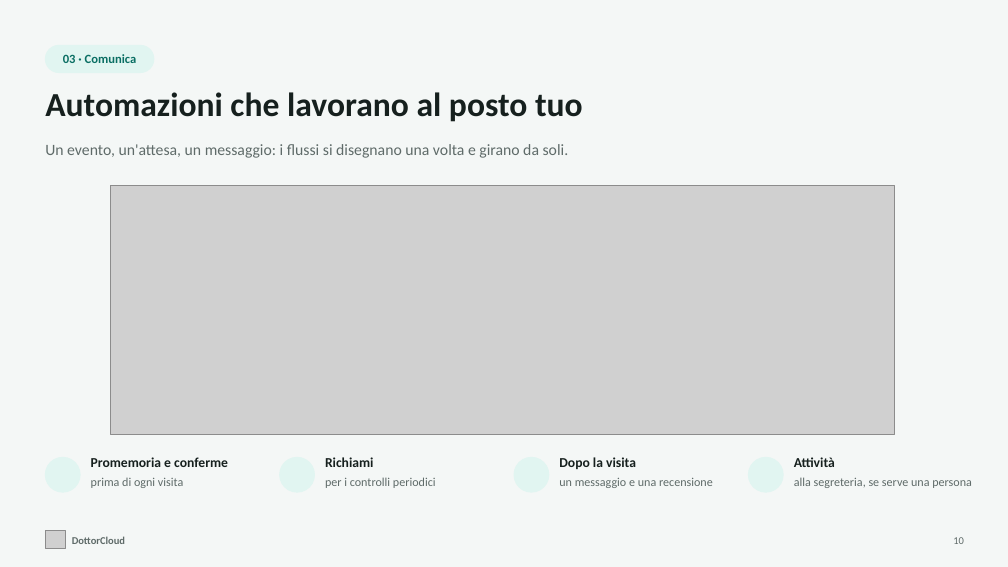
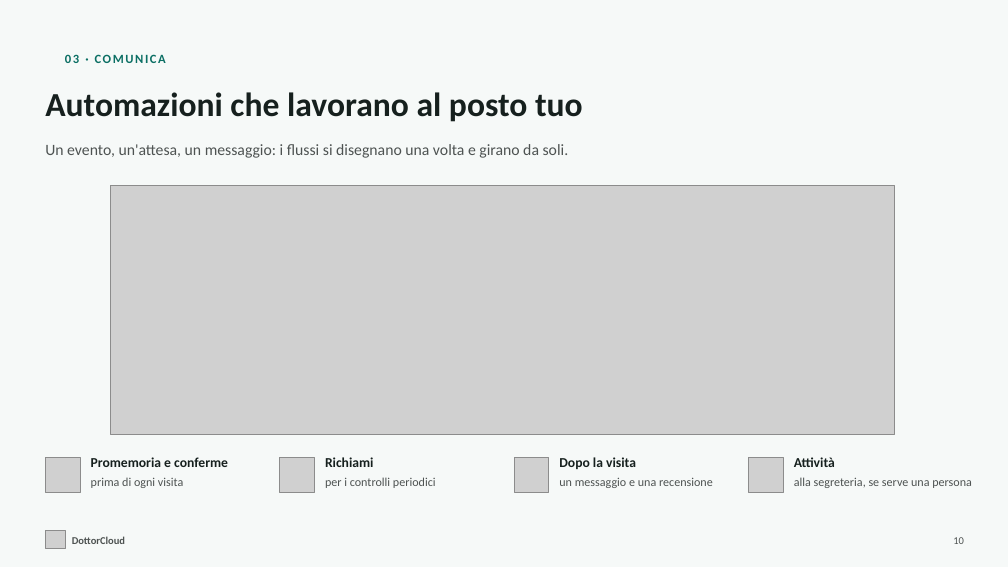
Before and after one commit to Npm2-Solutions/crm-mm, a slide deck: slide 10 of brand/presentazione/DottorCloud.pptx. Drawn at 1008x567 pixels with LibreOffice and Linux fonts; fonts in the diff are those of the drawing; grey boxes stand for pictures; background and template pictures are left out. Boxes give left, top, right and bottom in pixels: in the first picture for what was removed or moved away, otherwise in the second. Text is boxed around its words. In the diff, an @@ line names an element or a change of style, - is before the commit and + after.

```diff
--- a/brand/presentazione/DottorCloud.pptx
+++ b/brand/presentazione/DottorCloud.pptx
@@ background #F4F7F6 to #F6F9F8 @@
@@ rounded rectangle removed at [45, 45, 154, 73] @@
@@ text at [65, 54, 166, 63]: text changed @@
-03 · Comunica
+03 · COMUNICA
@@ ellipse removed at [45, 457, 80, 492] @@
@@ picture added at [45, 457, 80, 492] @@
@@ ellipse removed at [280, 457, 315, 492] @@
@@ picture added at [280, 457, 315, 492] @@
@@ ellipse removed at [514, 457, 549, 492] @@
@@ picture added at [514, 457, 549, 492] @@
@@ ellipse removed at [749, 457, 783, 492] @@
@@ picture added at [749, 457, 783, 492] @@
@@ text colour #5F6B69 to #4E5352 in 7 elements at [45, 144, 569, 158], [91, 478, 183, 488], [325, 477, 436, 488], [559, 478, 713, 488], [794, 477, 972, 488], [72, 536, 125, 544], [953, 537, 964, 544] @@
```
Also in this commit, not shown: 17 other slides changed, 26 other files.
